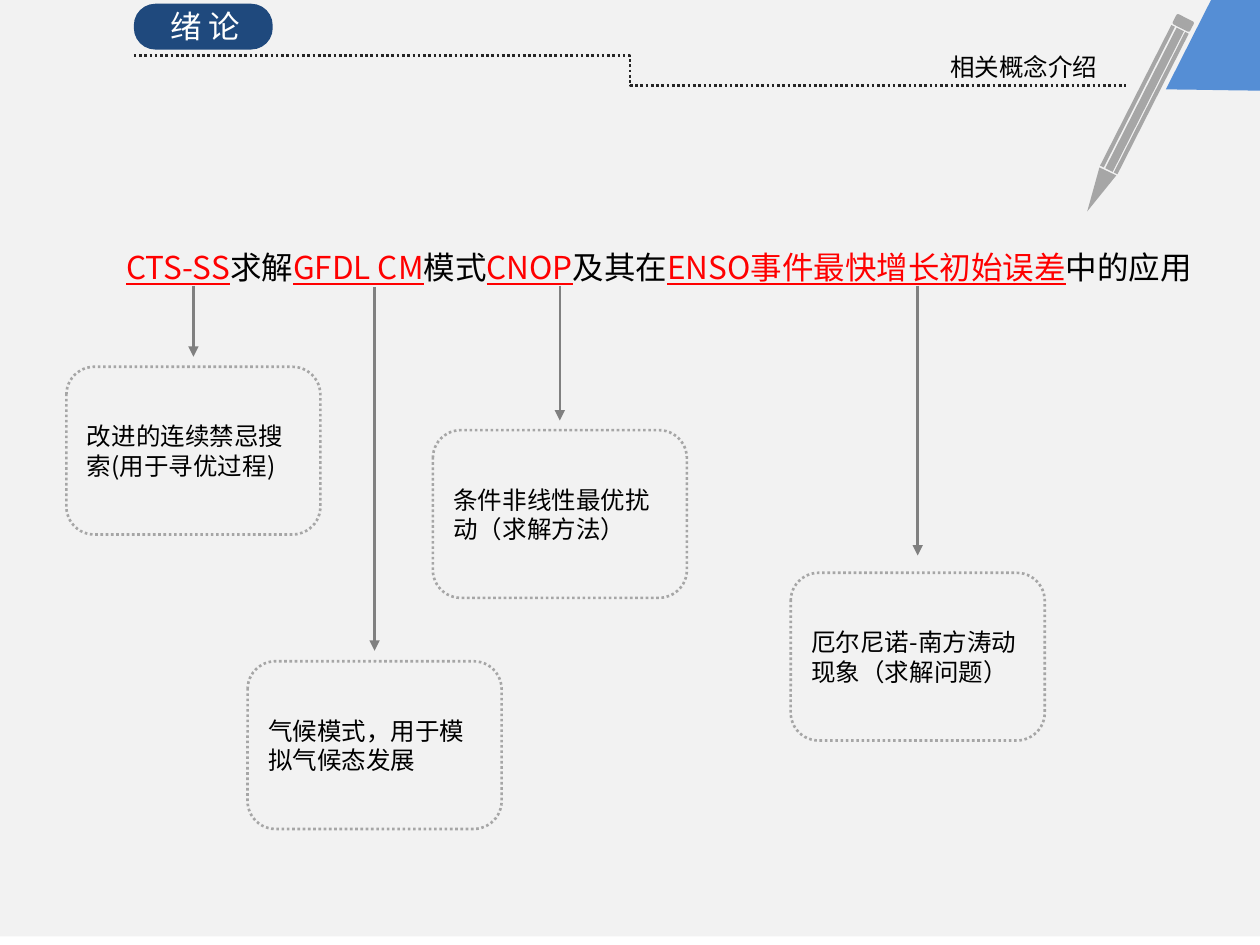
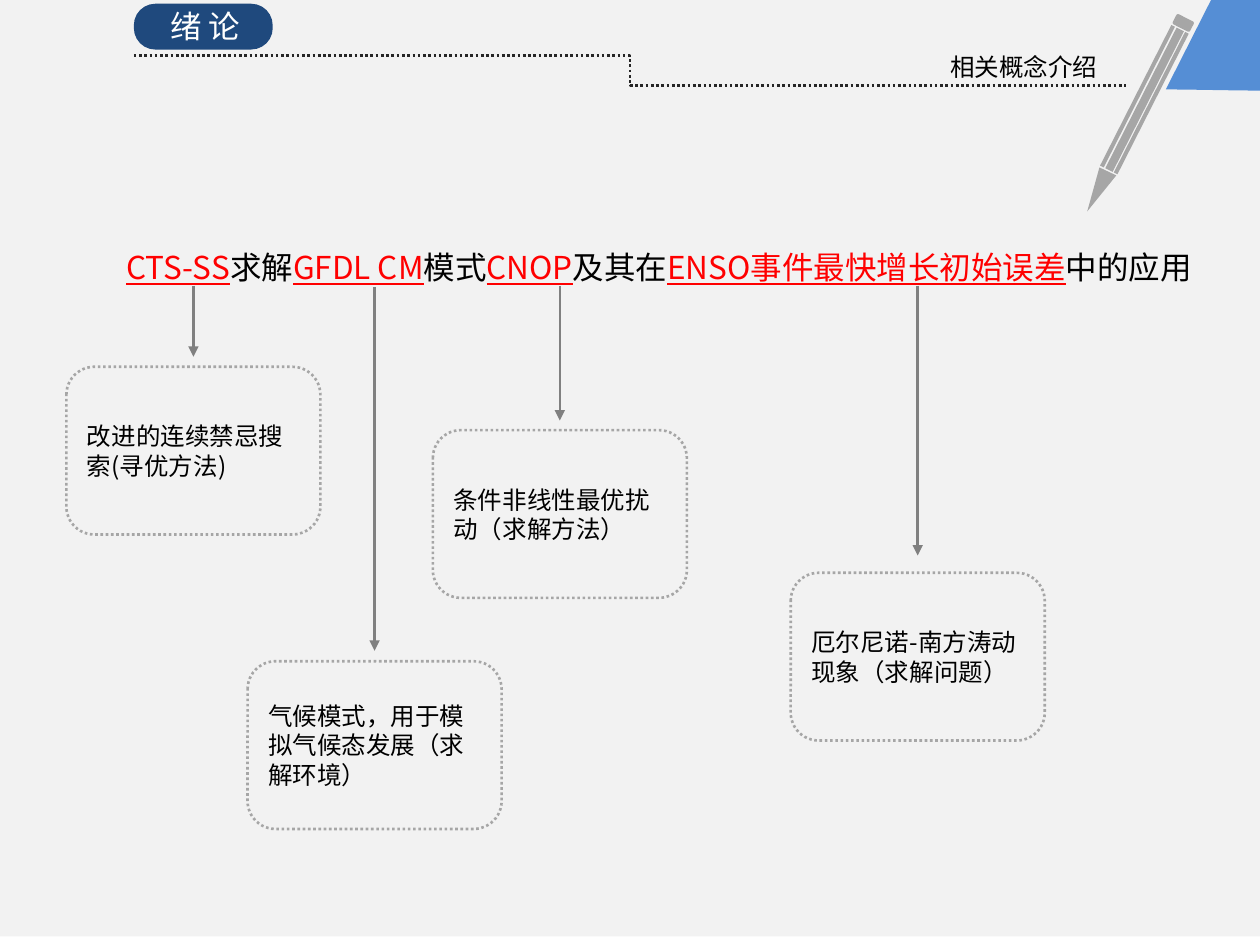
Before and after one commit to KrisCheng/GraduationDesign, a slide deck: slide 6 of FinalPaper/毕业答辩.pptx. Drawn at 1260x945 pixels with LibreOffice and Linux fonts; fonts in the diff are those of the drawing. Boxes give left, top, right and bottom in pixels: in the first picture for what was removed or moved away, otherwise in the second. Text is boxed around its words. In the diff, an @@ line names an element or a change of style, - is before the commit and + after.

```diff
--- a/FinalPaper/毕业答辩.pptx
+++ b/FinalPaper/毕业答辩.pptx
@@ text in rounded rectangle at (87, 424, 283, 480): text changed @@
-改进的连续禁忌搜索(用于寻优过程)
+改进的连续禁忌搜索(寻优方法)
@@ text in rounded rectangle at (268, 704, 464, 787): text changed @@
-气候模式，用于模拟气候态发展
+气候模式，用于模拟气候态发展（求解环境）
```
Also in this commit, not shown: 6 other slides changed, 10 slides added, 8 slides removed, 1 other file.
